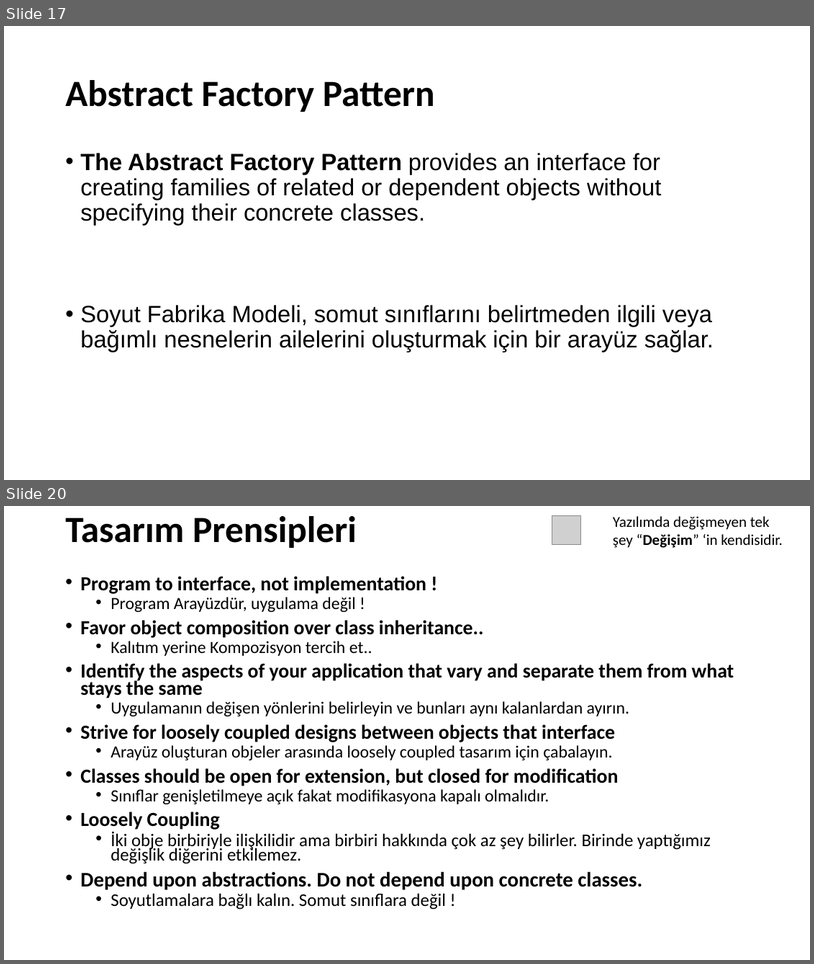
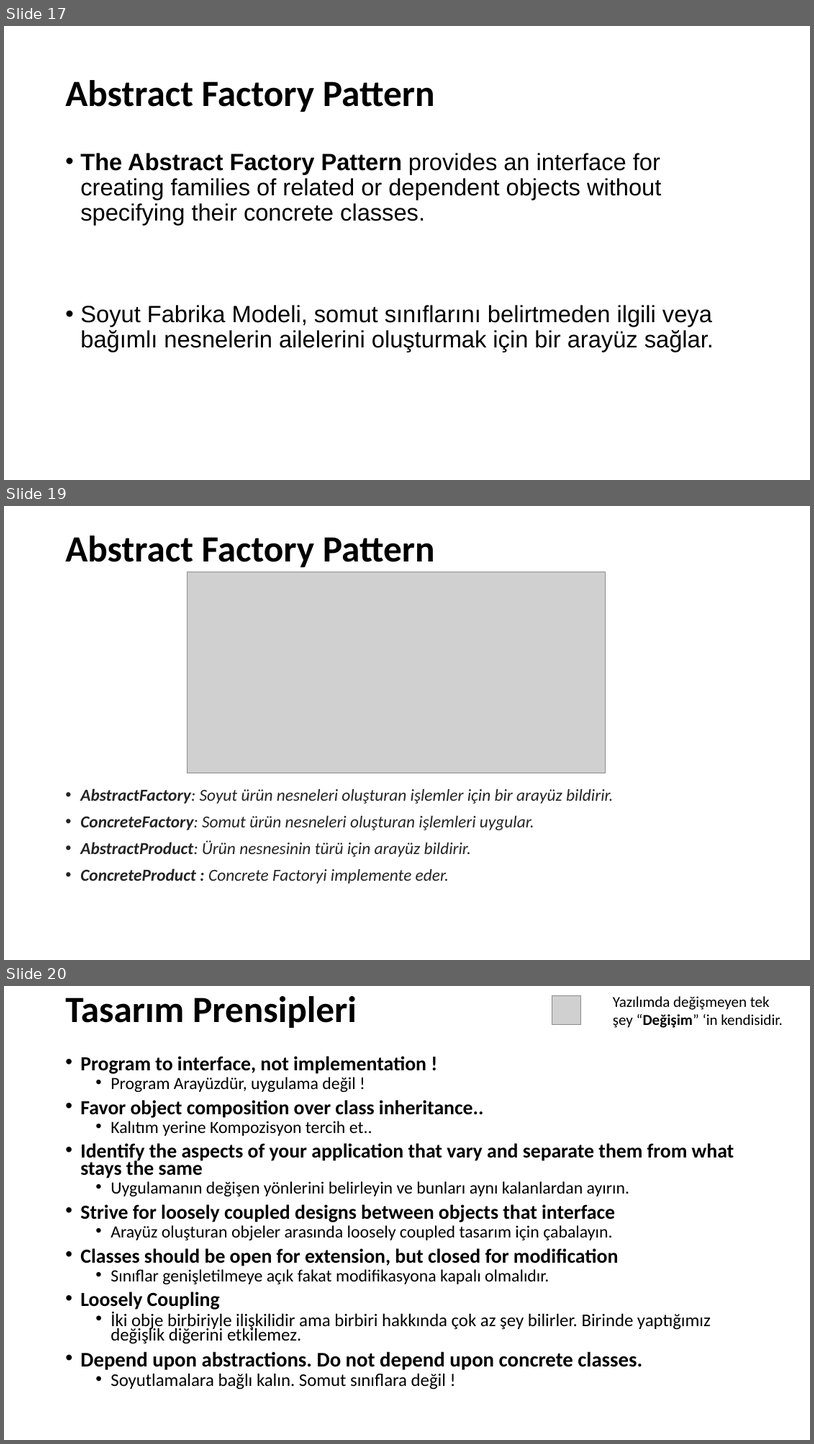
Before and after one commit to umiitkose/DesignPattern-Umiitkose, a slide deck: Tasarımdesenleri.pptx. Shown one above the other, each under a label of ours: slides 17 and 20 before the commit, slides 17, 19 and 20 after it; the slides between them are not shown. The pictures are 814x964 and 814x1444 pixels, drawn with LibreOffice and Linux fonts; fonts in the diff are those of the drawing; grey boxes stand for pictures. Boxes give left, top, right and bottom in pixels: in the first picture for what was removed or moved away, otherwise in the second. Text is boxed around its words. In the diff, an @@ line names an element or a change of style, - is before the commit and + after.

```diff
--- a/Tasarımdesenleri.pptx
+++ b/Tasarımdesenleri.pptx
@@ slide 19 added at (4,506,810,960), background #FFFFFF @@
@@ title added at (65,536,435,567), 44 pt, text #000000, bold @@
+Abstract Factory Pattern
@@ picture added at (188,572,605,773) @@
@@ text added at (80,788,613,883), 20 pt, text #242424, italic @@
+• AbstractFactory: Soyut ürün nesneleri oluşturan işlemler için bir arayüz bildirir.
+• ConcreteFactory: Somut ürün nesneleri oluşturan işlemleri uygular.
+• AbstractProduct: Ürün nesnesinin türü için arayüz bildirir.
+• ConcreteProduct : Concrete Factoryi implemente eder.
```
Also in this commit, not shown: 6 slides changed, 27 other slides added, 2 slides removed.
